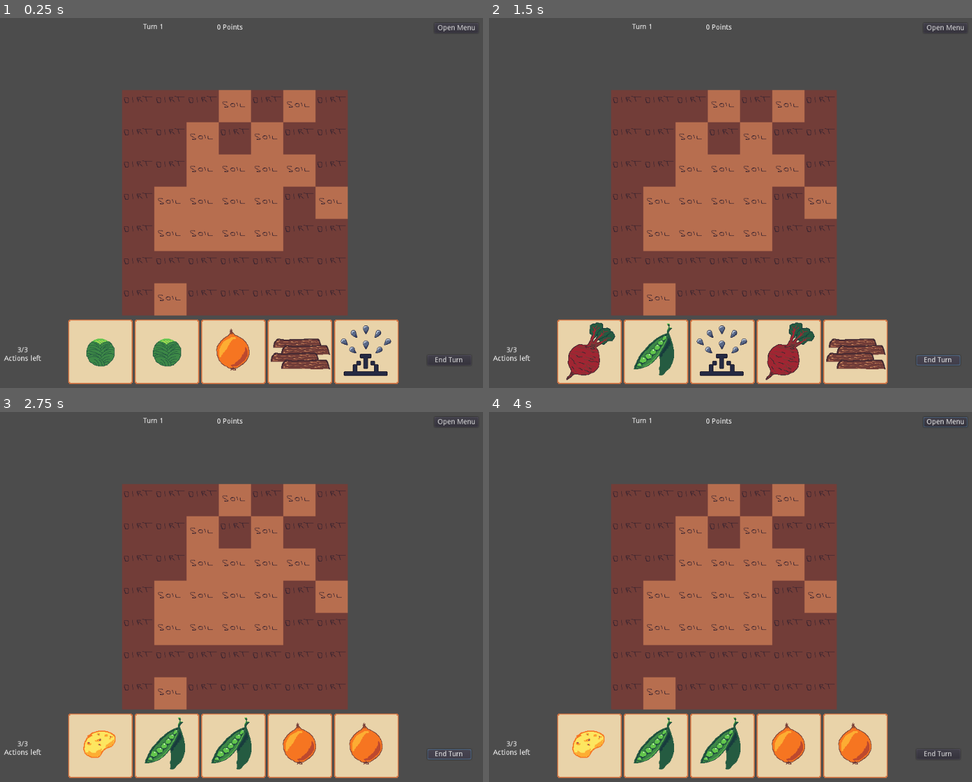
Above: before the commit, frames 1-4 (two rows, left to right).
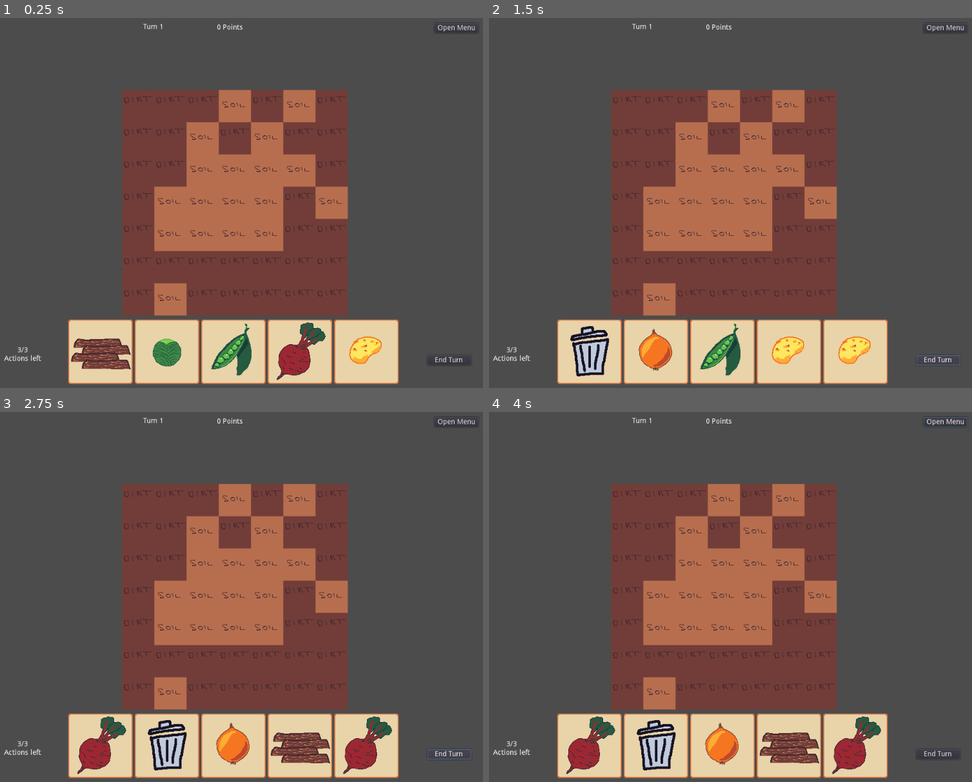
Above: after the commit, the same moments.

Repository: Rellikiox/Harvest-Season
Game: Godot game, scene res://Game.tscn
The game is run twice, just before and just after one commit, with the same random seed, the same clock (stepped at 60 frames per second) and the same inputs.
Inputs (mouse positions are in pixels of both pictures, inside the frame that each line leads up to):
- Up to frame 1 (0.25 s): no input
- Up to frame 2 (1.5 s): click "End Turn" at 0.5 s; click "End Turn" at 1.25 s
- Up to frame 3 (2.75 s): click "End Turn" at 2 s
- Up to frame 4 (4 s): click "Open Menu" at 2.75 s; move the mouse to (836, 578) at 3.52 s

The runs differ from the first frame. In frame 1, 3.3% of the frame differs, in the area x 14-82%, y 82-98%; in frame 2, 4.2%, in the area x 16-83%, y 82-98%; in frame 3, 4.2%; in frame 4, 4.2%.

Commit message:
Add DeleteTile card
- Delete Tile removes a plant or sprinkler and places a dirt tile

Diff:
--- a/Global.gd
+++ b/Global.gd
@@ -1,7 +1,10 @@
 extends Node
 
 
-enum CardEnum {NONE = -1, DIG_GROUND, PLANT_POTATO, PLANT_ONION, PLANT_PEAS, PLANT_BEET, PLANT_CABBAGE, PLACE_SPRINKLER}
+enum CardEnum {
+	NONE = -1, DIG_GROUND, PLACE_SPRINKLER, DELETE_TILE,
+	PLANT_POTATO, PLANT_ONION, PLANT_PEAS, PLANT_BEET, PLANT_CABBAGE
+}
 
 enum GroundTileEnum {EMPTY = -1, DIRT, SOIL, POTATO, ONION, PEAS, BEET, CABBAGE, SPRINKLER}
 enum EffectsEnum {EMPTY = -1, DEAD, WATER_1, WATER_2, WATER_3}
--- a/cards/Cards.gd
+++ b/cards/Cards.gd
@@ -106,3 +106,16 @@
 
 	func place(cell:Vector2, ground:TileMap, effects:TileMap):
 		ground.set_cellv(cell, tile)
+
+
+class DeleteTileCard extends BaseCard:
+	var tile = Global.GroundTileEnum.DIRT
+	var icon = preload('res://assets/delete-icon.png')
+	var texture = preload('res://assets/delete-card.png')
+
+	func can_be_placed(cell:Vector2, ground:TileMap):
+		return ground.cell_has_plant(cell) or ground.get_cellv(cell) == Global.GroundTileEnum.SPRINKLER
+
+	func place(cell:Vector2, ground:TileMap, effects:TileMap):
+		ground.set_cellv(cell, tile)
+		effects.set_cellv(cell, Global.EffectsEnum.EMPTY)
--- a/cards/DeckManager.gd
+++ b/cards/DeckManager.gd
@@ -21,7 +21,10 @@
 	Global.CardEnum.PLACE_SPRINKLER,
 	Global.CardEnum.DIG_GROUND,
 	Global.CardEnum.DIG_GROUND,
-	Global.CardEnum.DIG_GROUND
+	Global.CardEnum.DIG_GROUND,
+	Global.CardEnum.DELETE_TILE,
+	Global.CardEnum.DELETE_TILE,
+	Global.CardEnum.DELETE_TILE
 ]
 
 var draw_pile = []
--- a/ui/Card.gd
+++ b/ui/Card.gd
@@ -35,6 +35,8 @@
 			card = Cards.PlaceSprinklerCard.new()
 		Global.CardEnum.DIG_GROUND:
 			card = Cards.DigGroundCard.new()
+		Global.CardEnum.DELETE_TILE:
+			card = Cards.DeleteTileCard.new()
 
 	$CardTexture.texture = card.texture
 
Binary file changed: assets/card.aseprite
Binary file added: assets/delete-card.png
Not shown, added: assets/delete-card.png.import
Binary file added: assets/delete-icon.png
Not shown, added: assets/delete-icon.png.import
